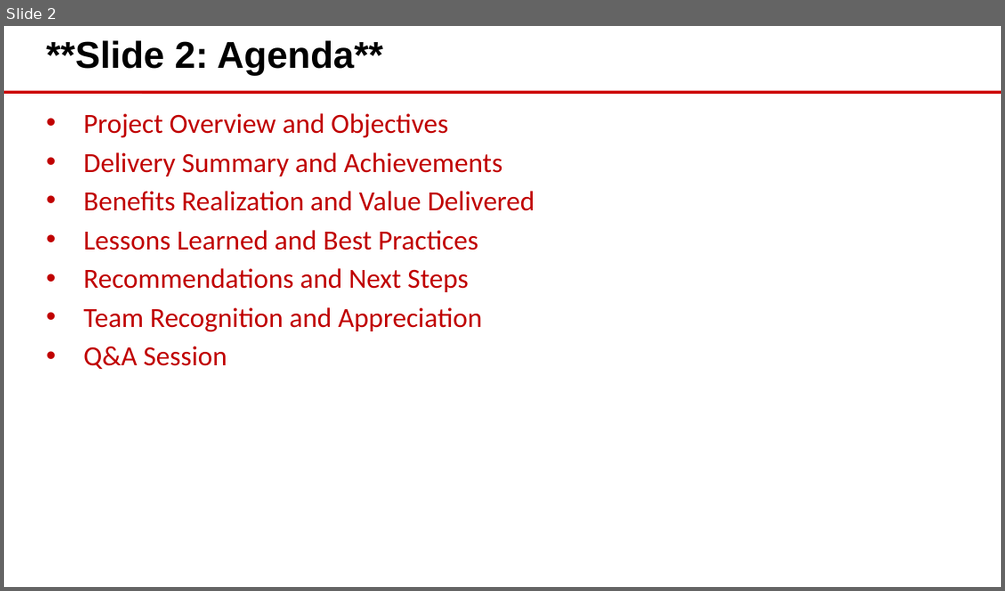
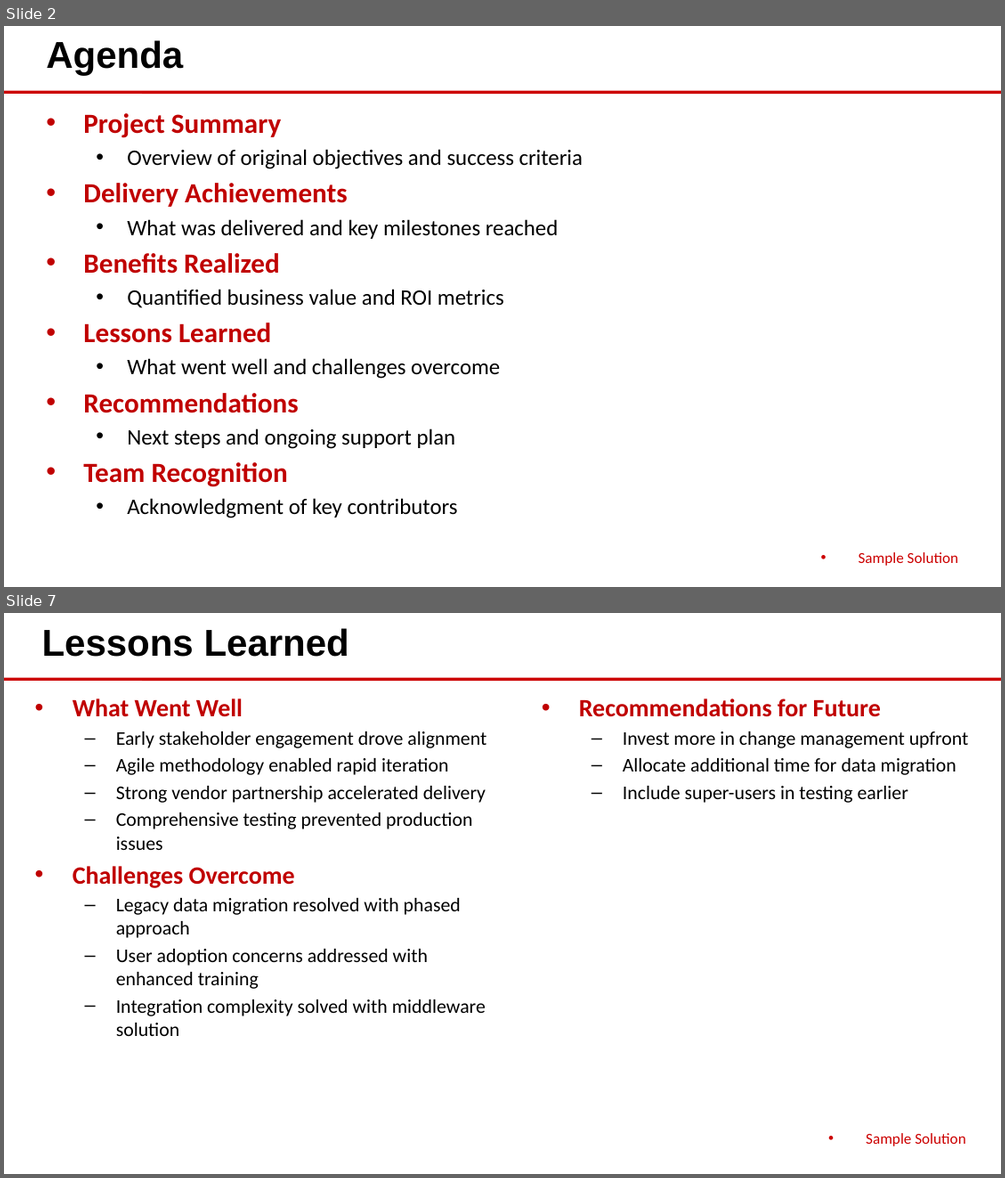
Before and after one commit to eoframework/solutions, a slide deck: solution-template/sample-provider/sample-category/sample-solution/delivery/closeout-presentation.pptx. Shown one above the other, each under a label of ours: slide 2 before the commit, slides 2 and 7 after it; the slides between them are not shown. The pictures are 1005x591 and 1005x1178 pixels, drawn with LibreOffice and Linux fonts; fonts in the diff are those of the drawing; background and template pictures are left out. Boxes give left, top, right and bottom in pixels: in the first picture for what was removed or moved away, otherwise in the second. Text is boxed around its words. In the diff, an @@ line names an element or a change of style, - is before the commit and + after.

Commit message:
Update solution-template with consolidated delivery structure
- Update detailed-design.md with universal 10-section structure
- Add contextual intro text to all sections before tables/bullets/diagrams
- Consolidate legacy files into project-plan.csv and implementation-guide.md:
  - roles.csv → RACI Matrix section in project-plan.csv
  - communication-plan.csv → Communications Plan section in project-plan.csv
  - training-plan.csv → Training Program section in implementation-guide.md
- Remove requirements.csv (belongs in presales SOW)
- Regenerate all Office files with updated converters
- Update delivery README with new structure reference

```diff
--- a/solution-template/sample-provider/sample-category/sample-solution/delivery/closeout-presentation.pptx
+++ b/solution-template/sample-provider/sample-category/sample-solution/delivery/closeout-presentation.pptx
@@ slide 7 added at (x1=4, y1=613, x2=1001, y2=1174), background #FFFFFF; not listed: 1 template element that a slide beside it also shows @@
@@ text added at (x1=42, y1=628, x2=349, y2=657), 27 pt, text #000000, bold @@
+Lessons Learned
@@ text added at (x1=73, y1=698, x2=486, y2=1036), 14 pt, text #000000 @@
+• What Went Well
+  – Early stakeholder engagement drove alignment
+  – Agile methodology enabled rapid iteration
+  – Strong vendor partnership accelerated delivery
+  – Comprehensive testing prevented production issues
+• Challenges Overcome
+  – Legacy data migration resolved with phased approach
+  – User adoption concerns addressed with enhanced training
+  – Integration complexity solved with middleware solution
@@ text added at (x1=579, y1=698, x2=969, y2=803), 14 pt, text #000000 @@
+• Recommendations for Future
+  – Invest more in change management upfront
+  – Allocate additional time for data migration
+  – Include super-users in testing earlier
@@ text added at (x1=866, y1=1133, x2=965, y2=1146), 11 pt, text #CC0000 @@
+• Sample Solution
@@ slide 2 changed as well @@
@@ text at (x1=46, y1=40, x2=183, y2=76): text changed @@
-**Slide 2: Agenda**
+Agenda
@@ text at (x1=83, y1=113, x2=582, y2=518): text changed; size 20 to 16 pt; text colour #C00000 to #000000 @@
-• Project Overview and Objectives
-• Delivery Summary and Achievements
-• Benefits Realization and Value Delivered
-• Lessons Learned and Best Practices
-• Recommendations and Next Steps
-• Team Recognition and Appreciation
-• Q&A Session
+• Project Summary
+  • Overview of original objectives and success criteria
+• Delivery Achievements
+  • What was delivered and key milestones reached
+• Benefits Realized
+  • Quantified business value and ROI metrics
+• Lessons Learned
+  • What went well and challenges overcome
+• Recommendations
+  • Next steps and ongoing support plan
+• Team Recognition
+  • Acknowledgment of key contributors
@@ text added at (x1=858, y1=552, x2=958, y2=565), 11 pt, text #CC0000 @@
+• Sample Solution
```
Also in this commit, not shown: 1 other slide changed, 8 other slides added, 34 slides removed, 20 other files.
